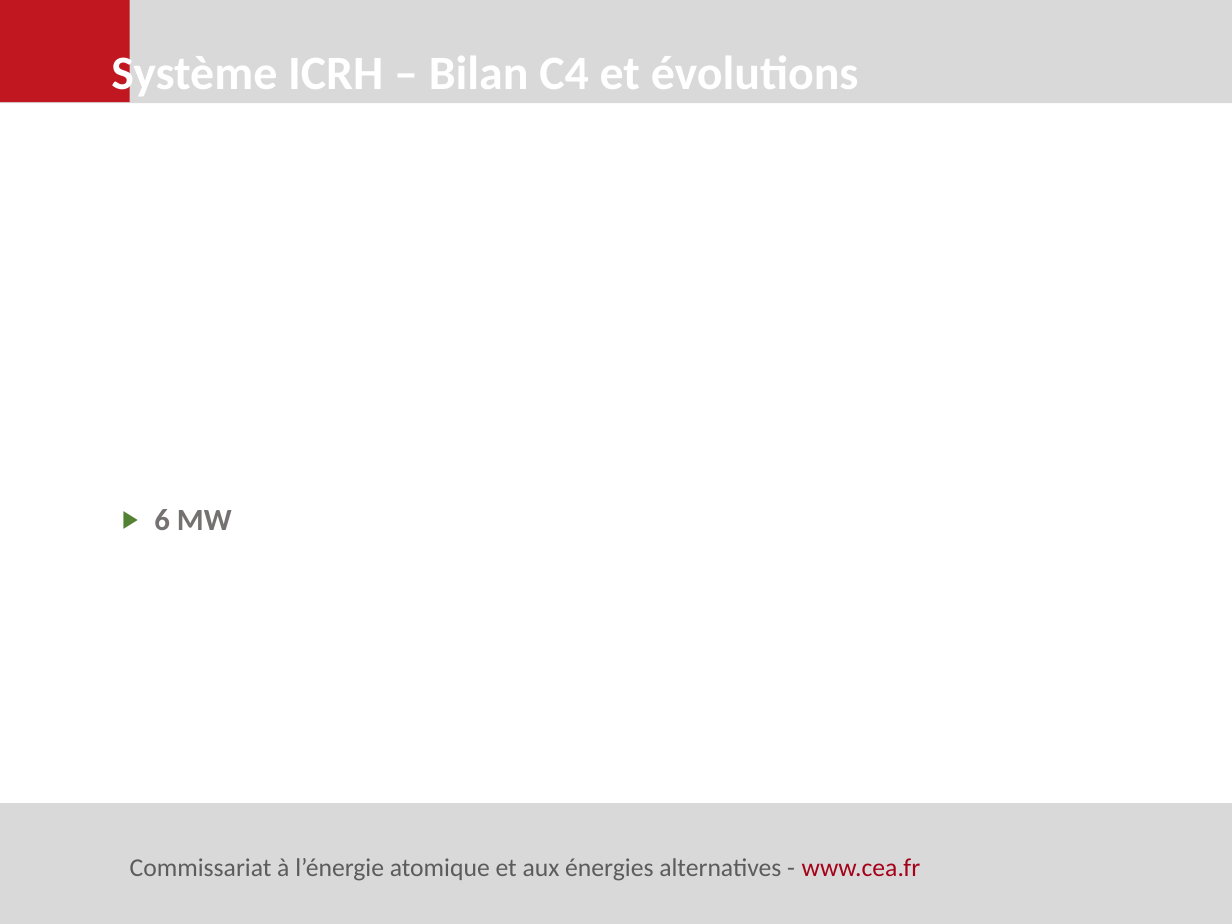
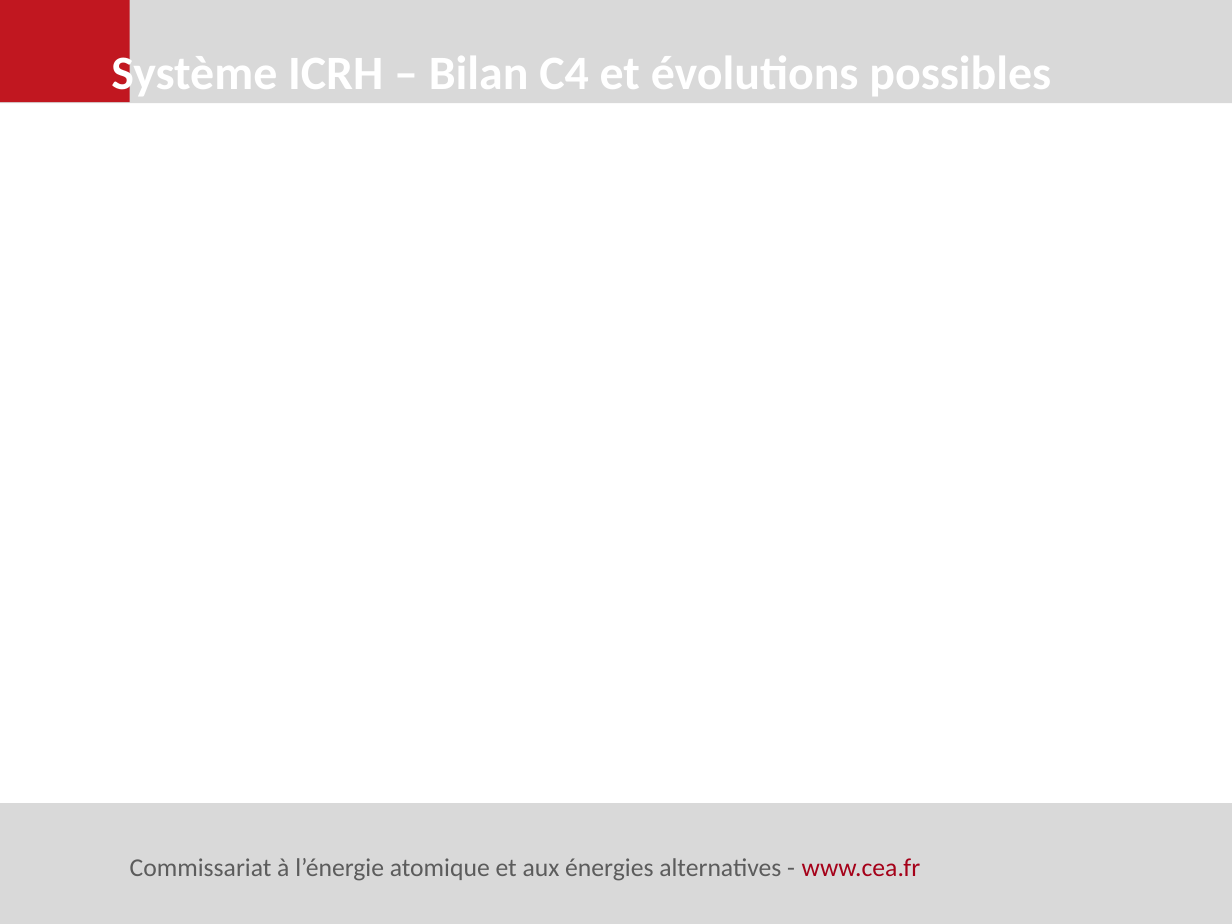
Before and after one commit to jhillairet/WEST_C4, a slide deck: slide 4 of presentations/2019-09-24_Evolutions possibles systeme ICRH de WEST.pptx (slide 2 before the commit). Drawn at 1232x924 pixels with LibreOffice and Linux fonts; fonts in the diff are those of the drawing; background and template pictures are left out. Boxes give left, top, right and bottom in pixels: in the first picture for what was removed or moved away, otherwise in the second. Text is boxed around its words. In the diff, an @@ line names an element or a change of style, - is before the commit and + after.

```diff
--- a/presentations/2019-09-24_Evolutions possibles systeme ICRH de WEST.pptx
+++ b/presentations/2019-09-24_Evolutions possibles systeme ICRH de WEST.pptx
@@ text at <box>111,44,1051,102</box>: text changed @@
-Système ICRH – Bilan C4 et évolutions
+Système ICRH – Bilan C4 et évolutions possibles
@@ text removed at <box>154,509,232,530</box> @@
-▶ 6 MW
```
Also in this commit, not shown: 1 other slide changed, 21 slides added, 17 other files.
